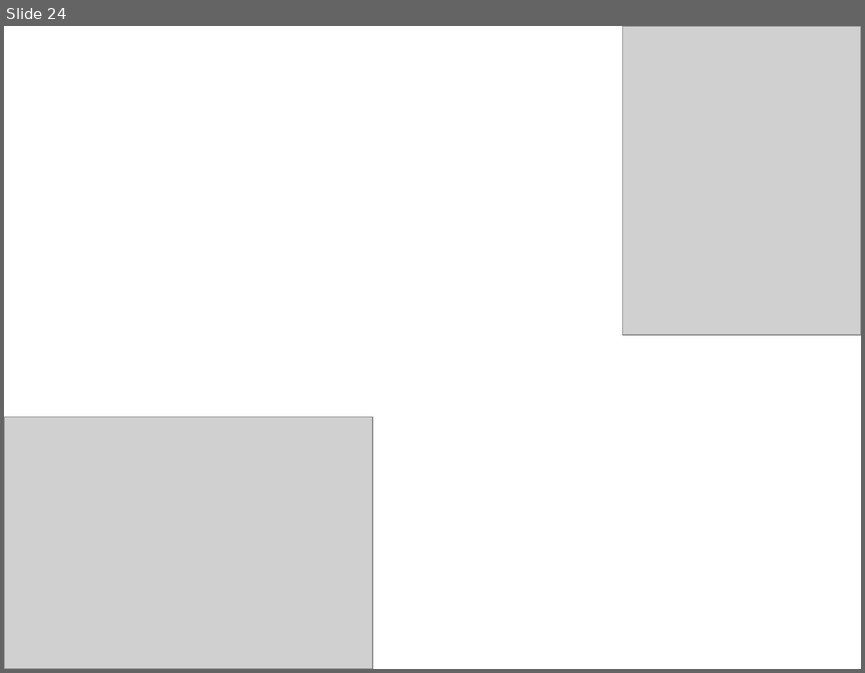
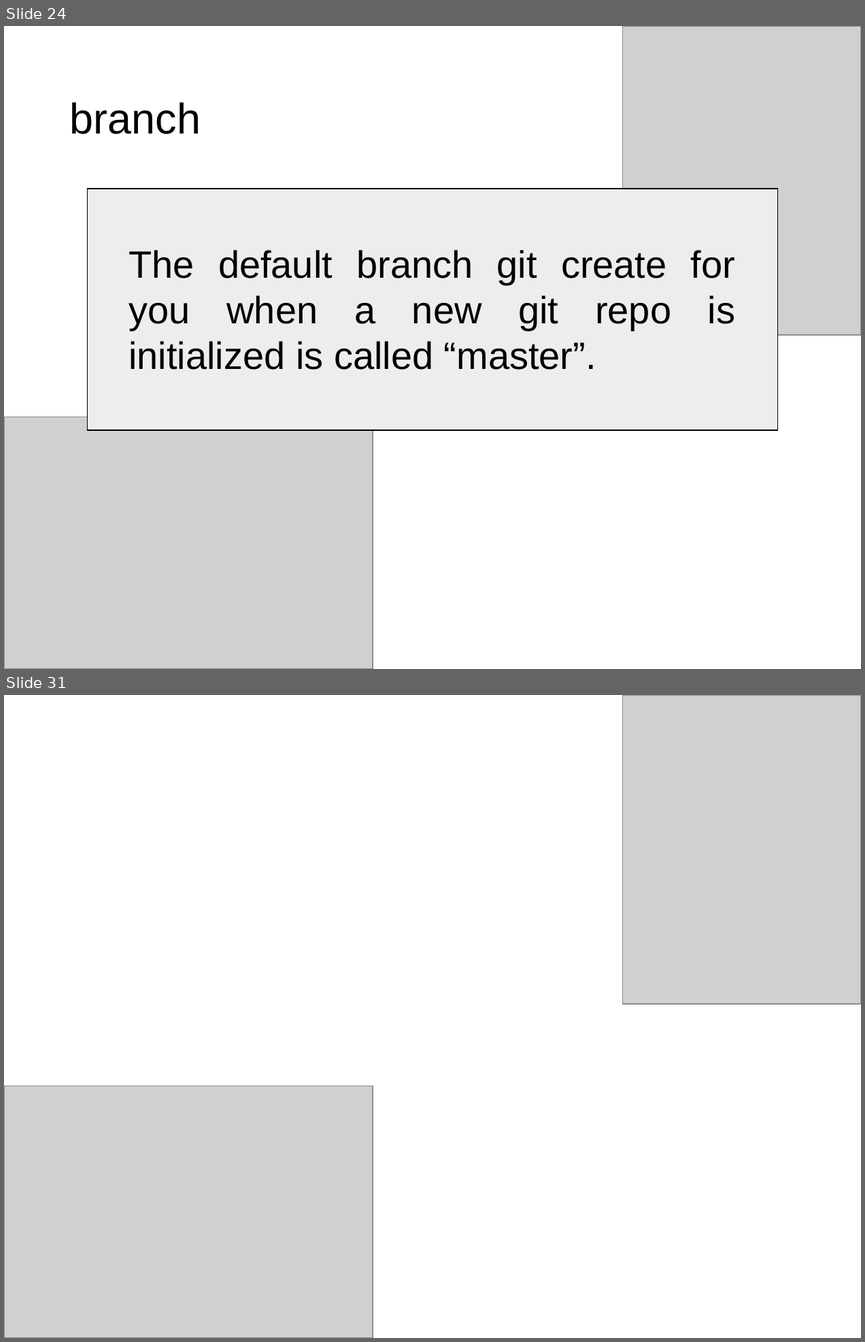
Before and after one commit to NCKU-BDA-2020/TA_Git_GitHub, a slide deck: TA_Class_III.pptx. Shown one above the other, each under a label of ours: slide 24 before the commit, slides 24 and 31 after it; the slides between them are not shown. The pictures are 865x673 and 865x1342 pixels, drawn with LibreOffice and Linux fonts; fonts in the diff are those of the drawing; grey boxes stand for pictures. Boxes give left, top, right and bottom in pixels: in the first picture for what was removed or moved away, otherwise in the second. Text is boxed around its words. In the diff, an @@ line names an element or a change of style, - is before the commit and + after.

```diff
--- a/TA_Class_III.pptx
+++ b/TA_Class_III.pptx
@@ slide 24 added at box(4, 26, 861, 669), background #FFFFFF @@
@@ picture added at box(623, 26, 861, 335) @@
@@ text added at box(70, 102, 201, 134), 36 pt, text #000000 @@
+branch
@@ rectangle added at box(87, 189, 778, 431), fill #EDEDED, outline #000000 1 pt @@
@@ text added at box(128, 250, 735, 369), 32 pt, text #000000 @@
+The default branch git create for you when a new git repo is initialized is called “master”.
@@ picture added at box(4, 417, 373, 669) @@
@@ what was slide 24 is now slide 31 @@
```
Also in this commit, not shown: 11 slides changed, 14 other slides added.
